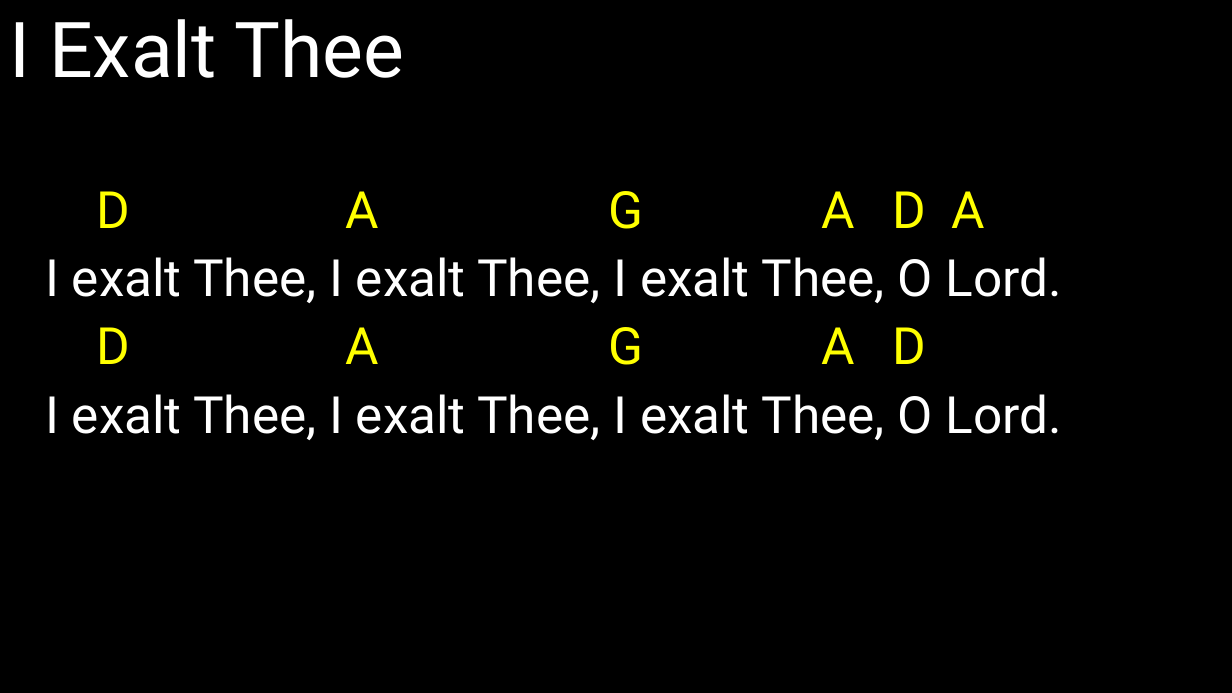
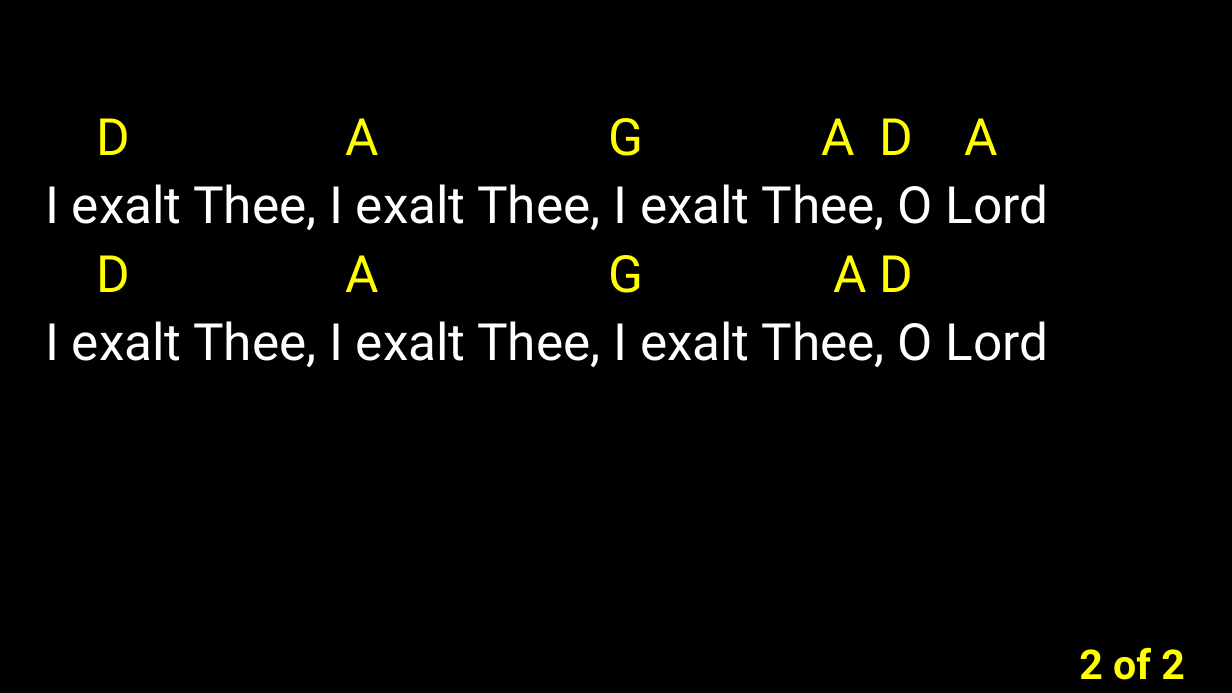
Before and after one commit to kendall412/worship, a slide deck: slide 3 of I Exalt Thee-CH.pptx (slide 1 before the commit). Drawn at 1232x693 pixels with LibreOffice and Linux fonts; fonts in the diff are those of the drawing. Boxes give left, top, right and bottom in pixels: in the first picture for what was removed or moved away, otherwise in the second. Text is boxed around its words. In the diff, an @@ line names an element or a change of style, - is before the commit and + after.

```diff
--- a/I Exalt Thee-CH.pptx
+++ b/I Exalt Thee-CH.pptx
@@ title removed at bbox=[9, 19, 404, 78] @@
-I Exalt Thee
@@ subtitle "D A G A D ...": place and size @@
-subtitle "D A G A D ..." at bbox=[45, 191, 1061, 440]
+subtitle "D A G A D ..." at bbox=[45, 118, 1048, 367]
@@ subtitle at bbox=[45, 184, 1048, 230]: text changed @@
-I exalt Thee, I exalt Thee, I exalt Thee, O Lord.
+I exalt Thee, I exalt Thee, I exalt Thee, O Lord
@@ subtitle at bbox=[45, 321, 1048, 367]: text changed @@
-I exalt Thee, I exalt Thee, I exalt Thee, O Lord.
+I exalt Thee, I exalt Thee, I exalt Thee, O Lord
@@ text added at bbox=[1079, 647, 1185, 680], 32 pt, text #FFFF00, bold @@
+2 of 2
```
Also in this commit, not shown: 1 other slide changed, 4 slides added, 18 other files.
